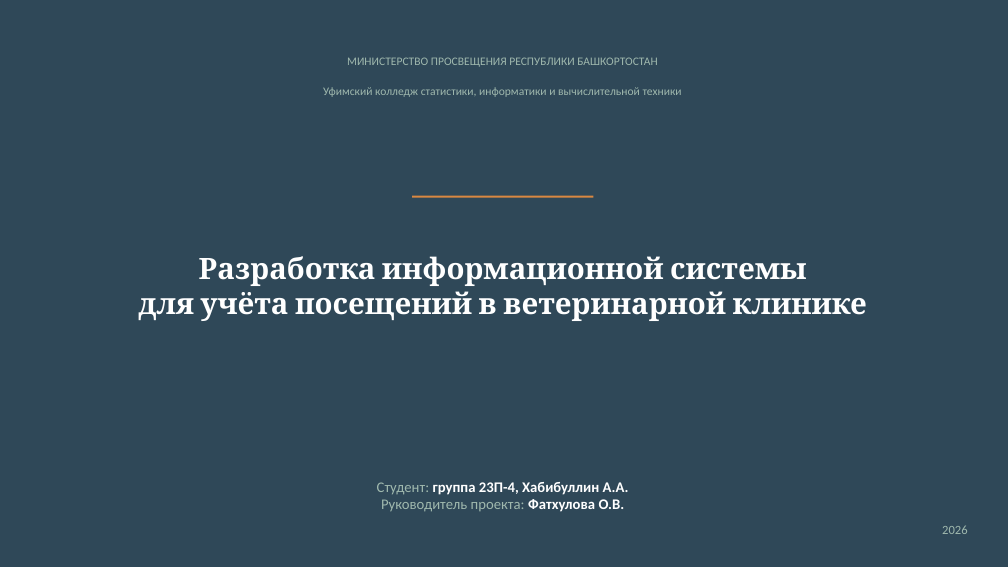
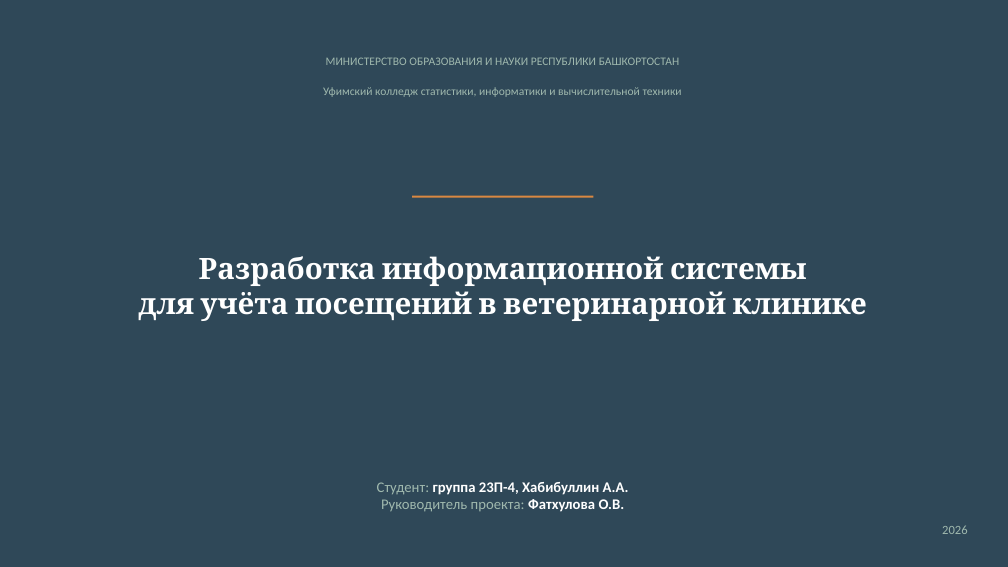
Before and after one commit to YaeKitsune13/OPBD, a slide deck: slide 1 of Курсовая/CursovoiProject/documents/Презентация.odp. Drawn at 1008x567 pixels with LibreOffice and Linux fonts; fonts in the diff are those of the drawing. Boxes give left, top, right and bottom in pixels: in the first picture for what was removed or moved away, otherwise in the second. Text is boxed around its words. In the diff, an @@ line names an element or a change of style, - is before the commit and + after.

Commit message:
Обновлён курсовой проект

```diff
--- a/Курсовая/CursovoiProject/documents/Презентация.odp
+++ b/Курсовая/CursovoiProject/documents/Презентация.odp
@@ text at bbox=[326, 57, 679, 65]: text changed @@
-МИНИСТЕРСТВО ПРОСВЕЩЕНИЯ РЕСПУБЛИКИ БАШКОРТОСТАН
+МИНИСТЕРСТВО ОБРАЗОВАНИЯ И НАУКИ РЕСПУБЛИКИ БАШКОРТОСТАН
```
